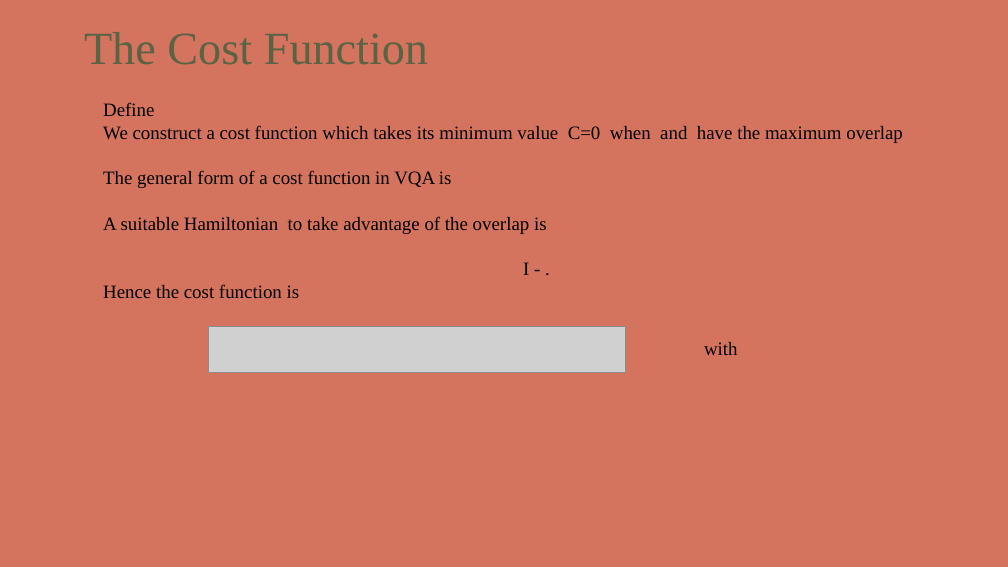
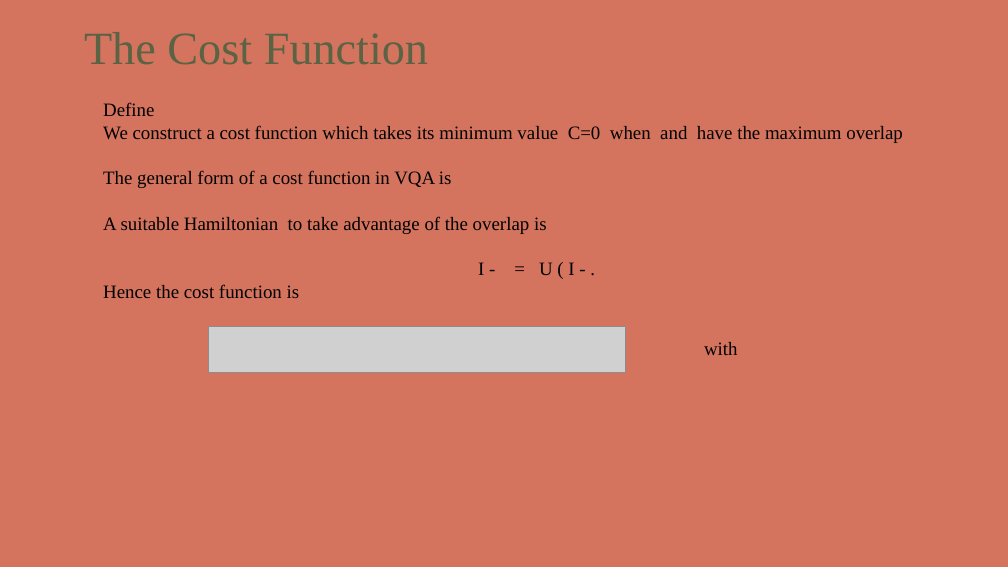
Before and after one commit to kthod/VQLS_algorithm, a slide deck: slide 21 of VQLS_presentation.pptx (slide 19 before the commit). Drawn at 1008x567 pixels with LibreOffice and Linux fonts; fonts in the diff are those of the drawing; grey boxes stand for pictures; background and template pictures are left out. Boxes give left, top, right and bottom in pixels: in the first picture for what was removed or moved away, otherwise in the second. Text is boxed around its words. In the diff, an @@ line names an element or a change of style, - is before the commit and + after.

```diff
--- a/VQLS_presentation.pptx
+++ b/VQLS_presentation.pptx
@@ text at (x1=478, y1=262, x2=574, y2=275): text changed @@
-I - .
+I - = U ( I - .
```
Also in this commit, not shown: 5 other slides changed, 2 slides added, 3 other files.
